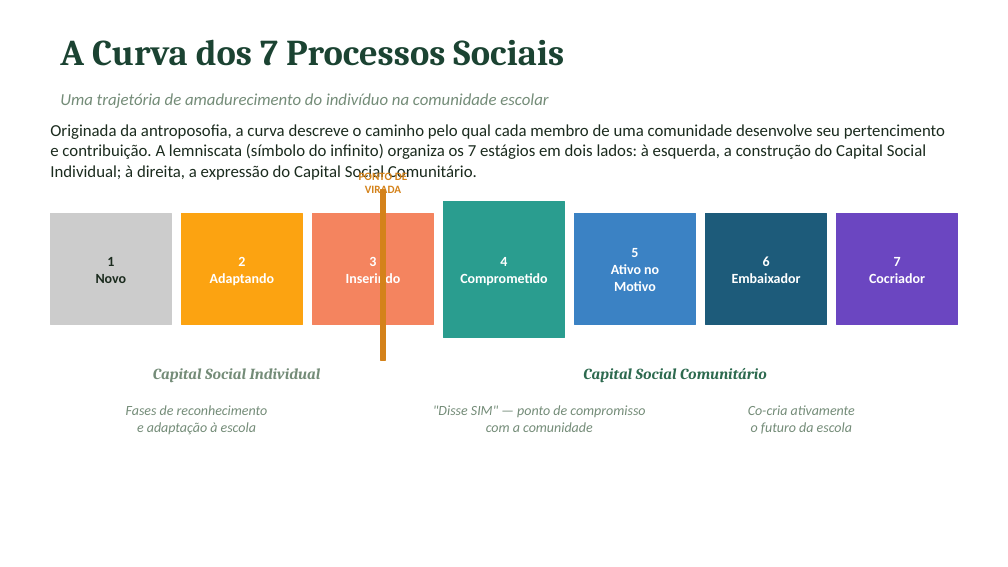
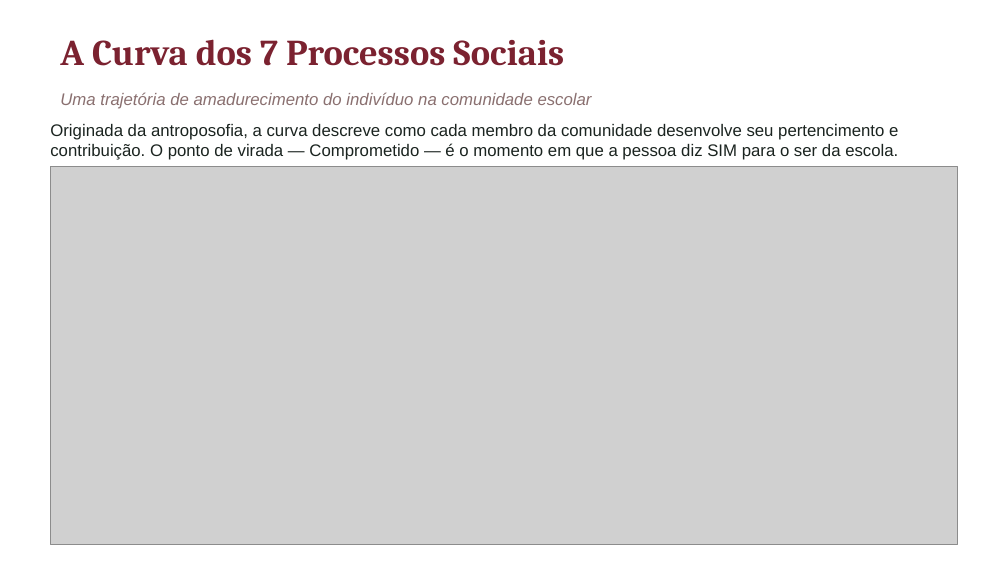
Before and after one commit to bruno-curta/arandu, a slide deck: slide 7 of Pesquisa_Comunidade_Arandu_2025.pptx. Drawn at 1008x567 pixels with LibreOffice and Linux fonts; fonts in the diff are those of the drawing; grey boxes stand for pictures. Boxes give left, top, right and bottom in pixels: in the first picture for what was removed or moved away, otherwise in the second. Text is boxed around its words. In the diff, an @@ line names an element or a change of style, - is before the commit and + after.

```diff
--- a/Pesquisa_Comunidade_Arandu_2025.pptx
+++ b/Pesquisa_Comunidade_Arandu_2025.pptx
@@ text "A Curva dos 7 Processos ..." at <box>60,39,564,66</box>: text colour #1B4332 to #7B2230 @@
@@ text "Uma trajetória de amadurecimento do ..." at <box>60,92,592,109</box>: font Calibri to Arial, text colour #748C78 to #8A7070 @@
@@ text at <box>50,124,898,160</box>: text changed; font Calibri to Arial; text colour #1B2B1E to #1B2420 @@
-Originada da antroposofia, a curva descreve o caminho pelo qual cada membro de uma comunidade desenvolve seu pertencimento e contribuição. A lemniscata (símbolo do infinito) organiza os 7 estágios em dois lados: à esquerda, a construção do Capital Social Individual; à direita, a expressão do Capital Social Comunitário.
+Originada da antroposofia, a curva descreve como cada membro da comunidade desenvolve seu pertencimento e contribuição. O ponto de virada — Comprometido — é o momento em que a pessoa diz SIM para o ser da escola.
@@ picture added at <box>50,166,958,544</box> @@
@@ text removed at <box>359,171,408,197</box> @@
-PONTO DE
-VIRADA
@@ rectangle removed at <box>381,190,385,361</box> @@
@@ rectangle removed at <box>444,202,564,338</box> @@
@@ rectangle removed at <box>50,214,171,325</box> @@
@@ rectangle removed at <box>181,214,302,325</box> @@
@@ rectangle removed at <box>312,214,433,325</box> @@
@@ rectangle removed at <box>575,214,696,325</box> @@
@@ rectangle removed at <box>706,214,827,325</box> @@
@@ rectangle removed at <box>837,214,958,325</box> @@
@@ text removed at <box>96,257,127,283</box> @@
-1
-Novo
@@ text removed at <box>210,257,274,286</box> @@
-2
-Adaptando
@@ text removed at <box>346,257,401,287</box> @@
-3
-Inserindo
@@ text removed at <box>460,257,547,285</box> @@
-4
-Comprometido
@@ text removed at <box>611,248,659,291</box> @@
-5
-Ativo no
-Motivo
@@ text removed at <box>732,256,801,283</box> @@
-6
-Embaixador
@@ text removed at <box>869,257,925,283</box> @@
-7
-Cocriador
@@ text removed at <box>153,368,321,382</box> @@
-Capital Social Individual
@@ text removed at <box>583,368,767,383</box> @@
-Capital Social Comunitário
@@ text removed at <box>126,405,268,434</box> @@
-Fases de reconhecimento
-e adaptação à escola
@@ text removed at <box>433,405,645,432</box> @@
-"Disse SIM" — ponto de compromisso
-com a comunidade
@@ text removed at <box>748,405,855,434</box> @@
-Co-cria ativamente
-o futuro da escola
```
Also in this commit, not shown: 12 other slides changed, 1 other file.
